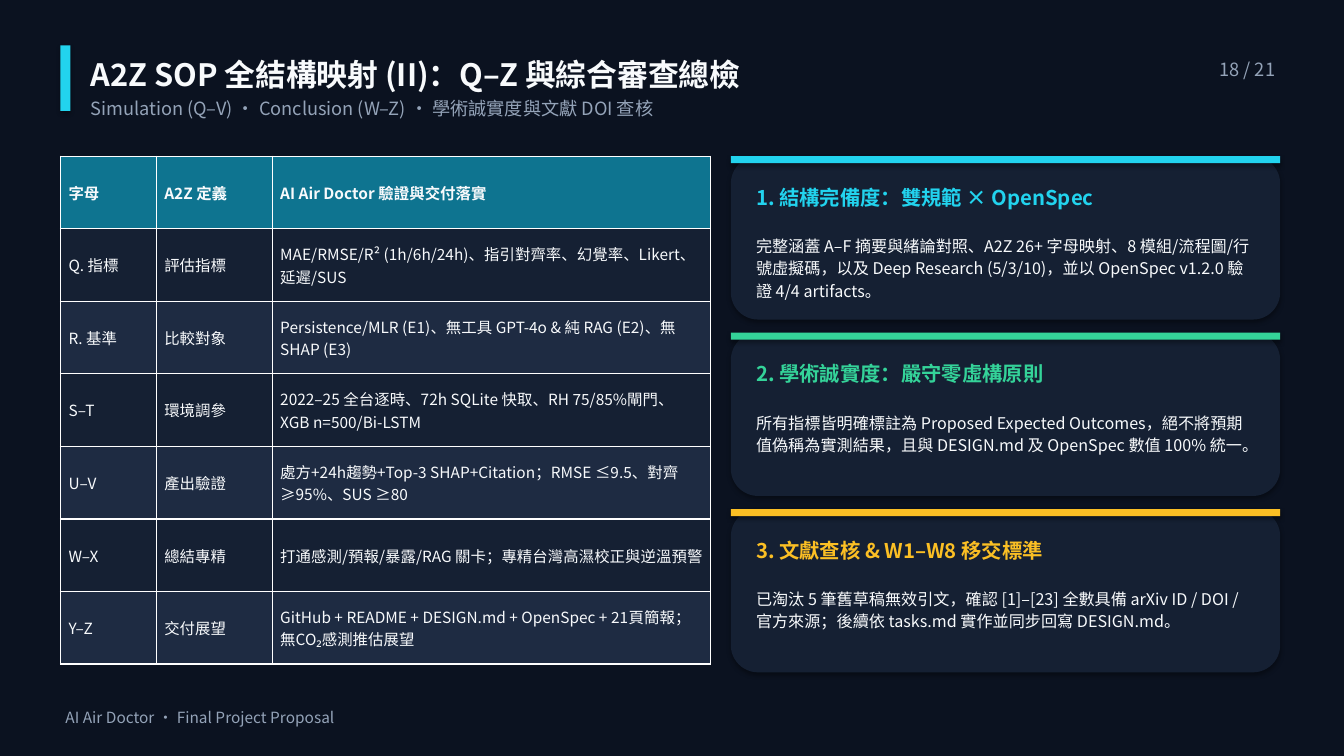
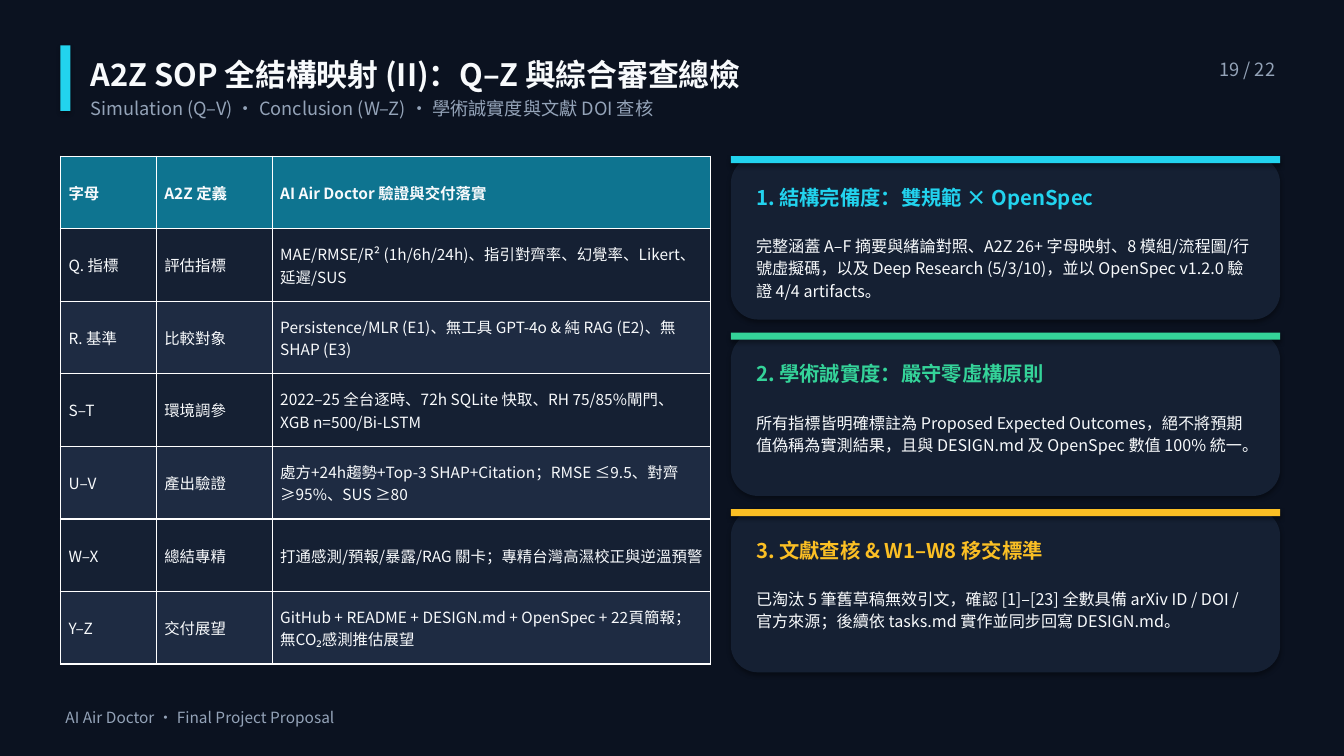
Before and after one commit to ajidohf9/DIC3_Proposal_Refactor_OpenSpec, a slide deck: slide 19 of docs/Proposal_AI_Air_Doctor.pptx (slide 18 before the commit). Drawn at 1344x756 pixels with LibreOffice and Linux fonts; fonts in the diff are those of the drawing. Boxes give left, top, right and bottom in pixels: in the first picture for what was removed or moved away, otherwise in the second. Text is boxed around its words. In the diff, an @@ line names an element or a change of style, - is before the commit and + after.

```diff
--- a/docs/Proposal_AI_Air_Doctor.pptx
+++ b/docs/Proposal_AI_Air_Doctor.pptx
@@ text at (1220,62,1275,76): text changed @@
-18 / 21
+19 / 22
@@ table at (60,156,711,664) @@
-row 7, column 3: GitHub + README + DESIGN.md + OpenSpec + 21頁簡報；無CO₂感測推估展望
+row 7, column 3: GitHub + README + DESIGN.md + OpenSpec + 22頁簡報；無CO₂感測推估展望
```
Also in this commit, not shown: 19 other slides changed, 1 slide added, 12 other files.
